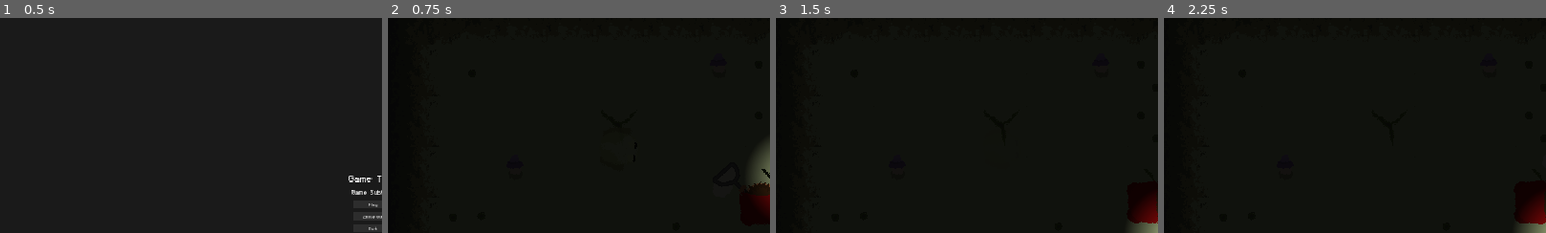
Above: before the commit, frames 1-4 (left to right).
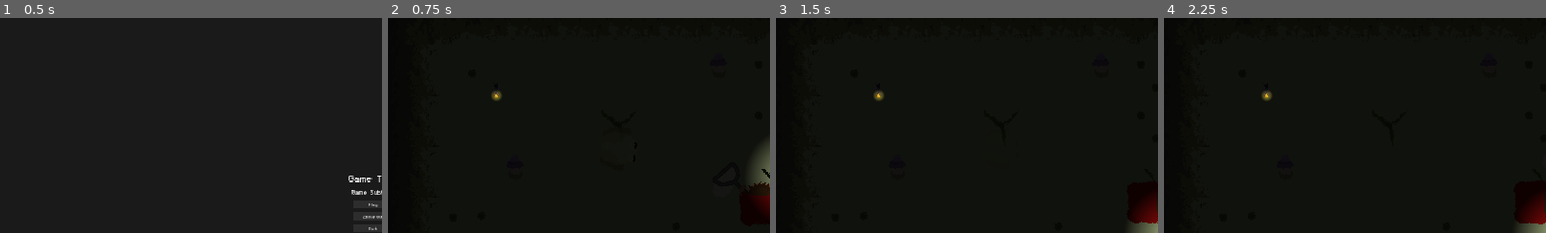
Above: after the commit, the same moments.

Repository: Splashy-Inc/amphibiwitch
Game: Godot game, scene res://SCENES/screen_manager.tscn
The game is run twice, just before and just after one commit, with the same random seed, the same clock (stepped at 60 frames per second) and the same inputs. The engine's default icon, where the game draws it, is replaced by a stand-in: a white triangle on a blue panel in a dark square.
Inputs (mouse positions are % of the whole screen's width and height, from its top left):
- Up to frame 1 (0.5 s): no input
- Up to frame 2 (0.75 s): click "Play" at 0.5 s
- Up to frame 3 (1.5 s): tap Enter at 1.25 s; move the mouse to (72, 45) at 1.27 s; hold D (right) from 1.28 s (still down); hold Right mouse button (light) from 1.28 s (still down); click (72, 45) at 1.42 s
- Up to frame 4 (2.25 s): move the mouse to (30, 55) at 2.02 s; release D (right) at 2.03 s; release Right mouse button (light) at 2.03 s; hold S (down) from 2.03 s (still down); click (30, 55) at 2.1 s
The pictures show only the part of the screen within x 1-51%, y 7-57%; the shares and areas given below are measured in that part.

Frame 1 is identical in both runs. In frame 2, 0.1% of the frame differs, in the area x 27-30%, y 33-39%; in frame 3, 0.1%; in frame 4, 0.1%.

Commit message:
Add a firefly

Diff:
--- a/SCENES/playground.tscn
+++ b/SCENES/playground.tscn
@@ -1,9 +1,10 @@
-[gd_scene load_steps=7 format=4 uid="uid://dhvgc0glasyim"]
+[gd_scene load_steps=8 format=4 uid="uid://dhvgc0glasyim"]
 
 [ext_resource type="Script" path="res://SCRIPTS/playground.gd" id="1_5e8d0"]
 [ext_resource type="PackedScene" uid="uid://d1fnfg5c0hmib" path="res://SCENES/tilemap_background.tscn" id="2_o64ee"]
 [ext_resource type="PackedScene" uid="uid://do6vv53psm4aw" path="res://SCENES/player.tscn" id="3_7v63e"]
 [ext_resource type="PackedScene" uid="uid://ctedc5thhssj2" path="res://SCENES/frog.tscn" id="4_vxm8d"]
+[ext_resource type="PackedScene" uid="uid://c2qo820c6svoo" path="res://SCENES/firefly.tscn" id="5_svg8i"]
 [ext_resource type="PackedScene" uid="uid://b77mh17y84d50" path="res://SCENES/GUI/mobile_controls.tscn" id="7_uhrci"]
 [ext_resource type="PackedScene" uid="uid://bvp1lppkqj5qi" path="res://SCENES/GUI/level_ui.tscn" id="8_y8n3e"]
 
@@ -85,6 +86,11 @@
 [node name="Frog12" parent="Frogs" instance=ExtResource("4_vxm8d")]
 position = Vector2(1748, 1186)
 
+[node name="Fireflies" type="Node" parent="."]
+
+[node name="Firefly" parent="Fireflies" instance=ExtResource("5_svg8i")]
+position = Vector2(267, 241)
+
 [node name="MobileControls" parent="." instance=ExtResource("7_uhrci")]
 visible = false
 
